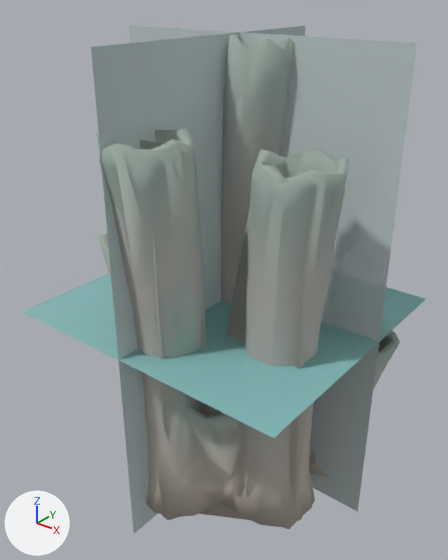
The glTF model data/models/board/mars/organ-pipes.glb: old version first, new version second.
Both versions are drawn from a 50 mm lens placed at (23.0, -30.2, 32.7), pointed at (0.5, -2.0, 15.3). Every picture has the same lights, and +X, +Y and +Z are marked at lower left. The older version comes first. Where no turn or scale is listed for an object, it has been applied to the vertices. Vertices at exactly the same position are counted once.

Objects in the first picture: 'organ-pipes-lod0.001', 'organ-pipes-lod1.001', 'organ-pipes-lod2.001', 'organ-pipes-lod3.001'.
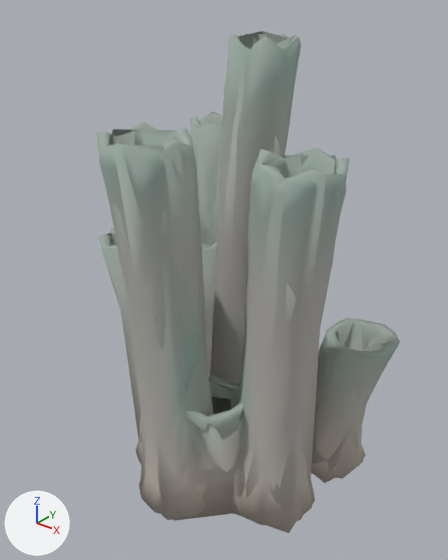
Pixel boxes [x1, y1, x2, y2] of what changed, in the pictures (448 x 560 px; the box of a moved part takes in the faces that stretch with it):
'organ-pipes-lod3.001', reshaped, recoloured (not visible afterwards)
    before: [22, 25, 426, 534]
'organ-pipes-lod2.001', reshaped (mostly hidden before)
    before: [114, 35, 309, 526]
    after: [108, 31, 388, 533]
part 2 of me_organ_pipes_lod3, moved or reshaped (not visible afterwards)
    before: [22, 25, 426, 534]
part 3 of me_organ_pipes_lod3, recoloured
    before: [91, 25, 417, 534]
part 4 of me_organ_pipes_lod3, recoloured (cyan)
    before: [22, 273, 426, 438]

Diff of the bpy script that builds the scene:
```diff
--- a/data/models/board/mars/organ-pipes.glb.py
+++ b/data/models/board/mars/organ-pipes.glb.py
@@ me_organ_pipes_lod2 @@
 # used by ob_organ_pipes_lod2_001; location = (0.0, 0.0, 0.0)
-me_organ_pipes_lod2.from_pydata(...)  # 48 vertices, 96 faces; spans x -7.5..9.2, y -10.0..5.7, z 0.0..30.0
+me_organ_pipes_lod2.from_pydata(...)  # 181 vertices, 362 faces; spans x -8.7..10.3, y -10.9..6.5, z 0.0..30.0
+# me_organ_pipes_lod2 part 1: the whole mesh is rebuilt
 me_organ_pipes_lod2.materials.append(mat_coral)
@@ me_organ_pipes_lod3 @@
 # used by ob_organ_pipes_lod3_001; location = (0.0, 0.0, 0.0)
-me_organ_pipes_lod3.from_pydata(...)  # 12 vertices, 6 faces; spans x -9.1..10.5, y -10.9..7.0, z 0.0..30.0
-me_organ_pipes_lod3.vertices[0].co = (-9.1, 0.0, 0.0)
-me_organ_pipes_lod3.vertices[1].co = (10.5, 0.0, 0.0)  # pixel (357, 511)
-me_organ_pipes_lod3.vertices[2].co = (10.5, 0.0, 30.0)  # pixel (417, 42)
-me_organ_pipes_lod3.vertices[3].co = (-9.1, 0.0, 30.0)  # pixel (129, 25)
-me_organ_pipes_lod3.vertices[5].co = (0.0, 7.0, 0.0)
-me_organ_pipes_lod3.vertices[6].co = (0.0, 7.0, 30.0)  # pixel (305, 25)
-me_organ_pipes_lod3.vertices[8].co = (-9.1, -10.9, 13.5)  # pixel (21, 311)
-me_organ_pipes_lod3.vertices[9].co = (10.5, -10.9, 13.5)  # pixel (273, 438)
-me_organ_pipes_lod3.vertices[10].co = (10.5, 7.0, 13.5)  # pixel (426, 299)
-me_organ_pipes_lod3.vertices[11].co = (-9.1, 7.0, 13.5)
+me_organ_pipes_lod3.from_pydata(...)  # 12 vertices, 6 faces; spans x -8.7..10.3, y -10.9..6.5, z 0.0..30.0
+# me_organ_pipes_lod3 part 2
+me_organ_pipes_lod3.vertices[0].co = (-8.7, 0.0, 0.0)
+me_organ_pipes_lod3.vertices[1].co = (10.3, 0.0, 0.0)
+me_organ_pipes_lod3.vertices[2].co = (10.3, 0.0, 30.0)
+me_organ_pipes_lod3.vertices[3].co = (-8.7, 0.0, 30.0)
+me_organ_pipes_lod3.vertices[5].co = (0.0, 6.5, 0.0)
+me_organ_pipes_lod3.vertices[6].co = (0.0, 6.5, 30.0)
+me_organ_pipes_lod3.vertices[8].co = (-8.7, -10.9, 12.8)
+me_organ_pipes_lod3.vertices[9].co = (10.3, -10.9, 12.8)
+me_organ_pipes_lod3.vertices[10].co = (10.3, 6.5, 12.8)
+me_organ_pipes_lod3.vertices[11].co = (-8.7, 6.5, 12.8)
+# me_organ_pipes_lod3 part 3: 4 faces centred in x -2.5..4.0, y -4.9..1.0, z 10.0..20.0 are repainted in the vertex colours; the middle colour goes from white #edffff to beige #ffffc8
+# me_organ_pipes_lod3 part 4: 2 faces centred in x -2.5..4.0, y -4.9..1.0, z 13.5 are repainted in the vertex colours; the middle colour goes from cyan #b8ffff to beige #ffffc8
 me_organ_pipes_lod3.materials.append(mat_impostor)
```
